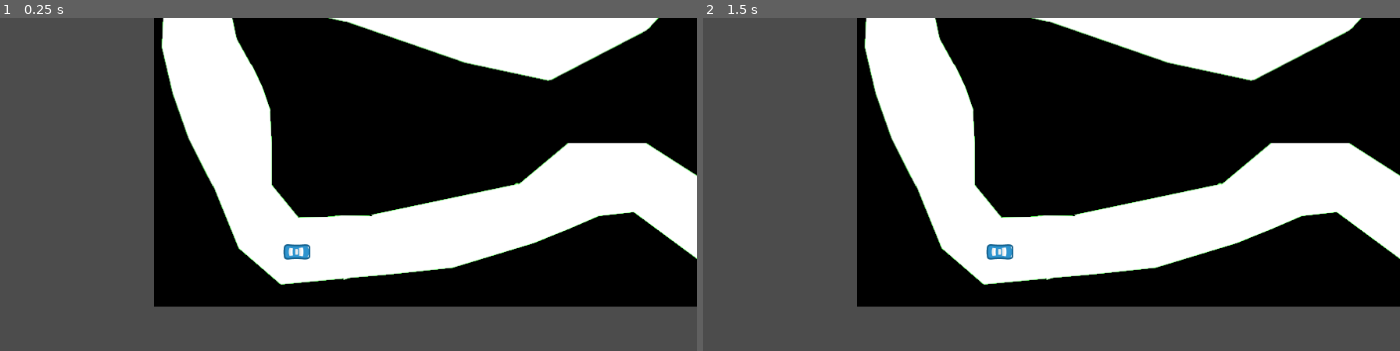
Above: before the commit, frames 1-2 (left to right).
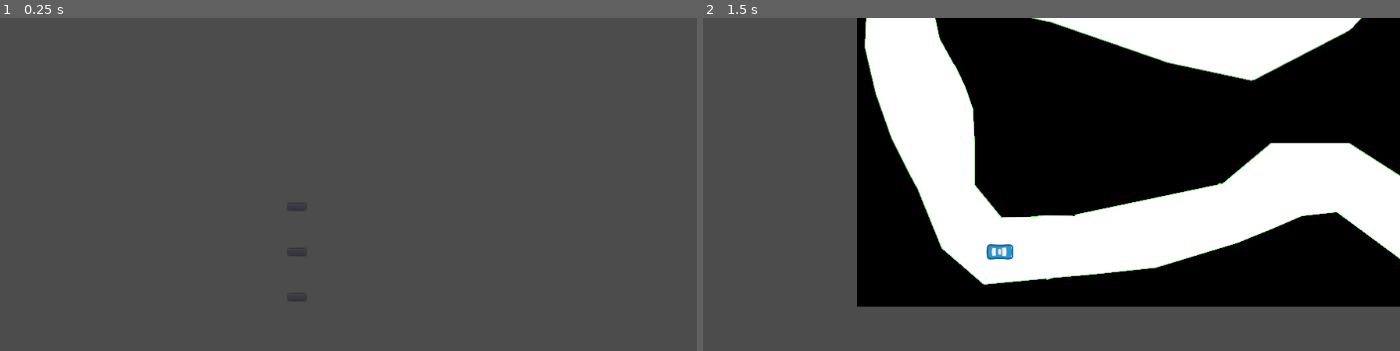
Above: after the commit, the same moments.

Repository: bolexpl/nn_race
Game: Godot game, scene res://src/MainMenu.tscn
Same seed, same stepped clock (60 frames per second), same inputs: the game is played once before the commit and once after it. Before the commit the project starts from res://src/Track1.tscn.
Inputs (mouse positions are in pixels of both pictures, inside the frame that each line leads up to):
- Up to frame 1 (0.25 s): no input
- Up to frame 2 (1.5 s): click (1002, 207) at 0.5 s, where only the run after the commit has a clickable "TRACK 1"; tap Enter at 1.25 s; hold Right (ui_right) from 1.28 s (still down)

The runs differ from the first frame. In frame 1, 68% of the frame differs, in the area x 22-100%, y 0-87%; in frame 2, nothing differs.

Commit message:
ekran ustawień

Diff:
--- a/project.godot
+++ b/project.godot
@@ -16,7 +16,7 @@
 [application]
 
 config/name="NeuralNetwork"
-run/main_scene="res://src/Track1.tscn"
+run/main_scene="res://src/MainMenu.tscn"
 config/icon="res://icon.png"
 
 [gdnative]
--- a/src/Car.gd
+++ b/src/Car.gd
@@ -41,19 +41,22 @@
 
 var train_file = null
 var result_file = null
+var train_file_name = null
+var result_file_name = null
 
 
 func _ready():
 	halfsize = wheel_base / 2
+
+	var config = ConfigFile.new()
+	var err = config.load("user://config.cfg")
+	var train_file_name = config.get_value("train", "training_data", "user://train_file.txt")
+	var result_file_name = config.get_value("train", "result_data", "user://result_file.txt")
+
 	train_file = File.new()
-	train_file.open("user://train_file.txt", File.WRITE)
-#	train_file.store_string("asd\n")
-#	train_file.close()
-
 	result_file = File.new()
-	result_file.open("user://result_file.txt", File.WRITE)
-#	result_file.store_string("asd\n")
-#	result_file.close()
+	train_file.open(train_file_name, File.WRITE)
+	result_file.open(result_file_name, File.WRITE)
 
 	rays = [$Left2, $Left, $Forward, $Right, $Right2]
 #	labels = [get_node("../ForwardLabel"),
--- a/src/MainMenu.gd
+++ b/src/MainMenu.gd
@@ -1,14 +1,16 @@
 extends MarginContainer
 
 
-# Called when the node enters the scene tree for the first time.
-func _ready():
-	pass # Replace with function body.
+var tmp
 
 
 func _on_Track1Button_pressed():
-	get_tree().change_scene("res://Track1.tscn")
+	tmp = get_tree().change_scene("res://src/Track1.tscn")
 
 
 func _on_EmptyButton_pressed():
-	get_tree().change_scene("res://EmptyMap.tscn")
+	tmp = get_tree().change_scene("res://src/EmptyMap.tscn")
+
+
+func _on_SettingsButton_pressed():
+	tmp = get_tree().change_scene("res://src/SettingsMenu.tscn")
--- a/src/MainMenu.tscn
+++ b/src/MainMenu.tscn
@@ -2,7 +2,6 @@
 
 [ext_resource path="res://assets/new_dynamicfont.tres" type="DynamicFont" id=1]
 [ext_resource path="res://src/MainMenu.gd" type="Script" id=2]
-
 
 [node name="MainMenu" type="MarginContainer"]
 margin_right = 1024.0
@@ -25,17 +24,25 @@
 alignment = 1
 
 [node name="Track1Button" type="Button" parent="HBoxContainer/VBoxContainer"]
-margin_top = 224.0
+margin_top = 173.0
 margin_right = 274.0
-margin_bottom = 275.0
+margin_bottom = 224.0
 custom_fonts/font = ExtResource( 1 )
 text = "TRACK 1"
 
 [node name="EmptyButton" type="Button" parent="HBoxContainer/VBoxContainer"]
-margin_top = 325.0
+margin_top = 274.0
 margin_right = 274.0
-margin_bottom = 376.0
+margin_bottom = 325.0
 custom_fonts/font = ExtResource( 1 )
 text = "PUSTA MAPA"
+
+[node name="SettingsButton" type="Button" parent="HBoxContainer/VBoxContainer"]
+margin_top = 375.0
+margin_right = 274.0
+margin_bottom = 426.0
+custom_fonts/font = ExtResource( 1 )
+text = "USTAWIENIA"
 [connection signal="pressed" from="HBoxContainer/VBoxContainer/Track1Button" to="." method="_on_Track1Button_pressed"]
 [connection signal="pressed" from="HBoxContainer/VBoxContainer/EmptyButton" to="." method="_on_EmptyButton_pressed"]
+[connection signal="pressed" from="HBoxContainer/VBoxContainer/SettingsButton" to="." method="_on_SettingsButton_pressed"]
--- /dev/null
+++ b/src/SettingsMenu.gd
@@ -0,0 +1,32 @@
+extends MarginContainer
+
+
+const section = "train"
+const file_to_save = "user://config.cfg"
+
+
+func _ready():
+	var config = ConfigFile.new()
+	var err = config.load(file_to_save)
+	var train = config.get_value(section, "training_data", "user://train_file.txt")
+	var result = config.get_value(section, "result_data", "user://result_file.txt")
+	config.set_value(section, "training_data", train)
+	config.set_value(section, "result_data", result)
+	config.save(file_to_save)
+	$VBoxContainer2/HBoxContainer2/TrainFile.text = train
+	$VBoxContainer2/HBoxContainer/ResultFile.text = result
+
+
+func _on_BackButton_pressed():
+	var tmp = get_tree().change_scene("res://src/MainMenu.tscn")
+
+
+func _on_SaveButton_pressed():
+	var config = ConfigFile.new()
+	var err = config.load(file_to_save)
+	if err == OK:
+		var train = $VBoxContainer2/HBoxContainer2/TrainFile.text
+		var result = $VBoxContainer2/HBoxContainer/ResultFile.text
+		config.set_value(section, "training_data", train)
+		config.set_value(section, "result_data", result)
+		config.save(file_to_save)
--- /dev/null
+++ b/src/SettingsMenu.tscn
@@ -0,0 +1,77 @@
+[gd_scene load_steps=2 format=2]
+
+[ext_resource path="res://src/SettingsMenu.gd" type="Script" id=1]
+
+[node name="SettingsMenu" type="MarginContainer"]
+margin_top = 200.0
+margin_right = 1024.0
+margin_bottom = 600.0
+script = ExtResource( 1 )
+__meta__ = {
+"_edit_use_anchors_": false
+}
+
+[node name="VBoxContainer2" type="VBoxContainer" parent="."]
+margin_right = 1024.0
+margin_bottom = 76.0
+size_flags_vertical = 0
+
+[node name="HBoxContainer2" type="HBoxContainer" parent="VBoxContainer2"]
+margin_right = 1024.0
+margin_bottom = 24.0
+alignment = 1
+
+[node name="Label" type="Label" parent="VBoxContainer2/HBoxContainer2"]
+margin_left = 322.0
+margin_top = 5.0
+margin_right = 498.0
+margin_bottom = 19.0
+text = "Plik z danymi treningowymi"
+__meta__ = {
+"_edit_use_anchors_": false
+}
+
+[node name="TrainFile" type="LineEdit" parent="VBoxContainer2/HBoxContainer2"]
+margin_left = 502.0
+margin_right = 702.0
+margin_bottom = 24.0
+rect_min_size = Vector2( 200, 0 )
+
+[node name="HBoxContainer" type="HBoxContainer" parent="VBoxContainer2"]
+margin_top = 28.0
+margin_right = 1024.0
+margin_bottom = 52.0
+alignment = 1
+
+[node name="Label2" type="Label" parent="VBoxContainer2/HBoxContainer"]
+margin_left = 326.0
+margin_top = 5.0
+margin_right = 493.0
+margin_bottom = 19.0
+text = "Plik z danymi wynikowymi"
+
+[node name="ResultFile" type="LineEdit" parent="VBoxContainer2/HBoxContainer"]
+margin_left = 497.0
+margin_right = 697.0
+margin_bottom = 24.0
+rect_min_size = Vector2( 200, 0 )
+
+[node name="HBoxContainer3" type="HBoxContainer" parent="VBoxContainer2"]
+margin_top = 56.0
+margin_right = 1024.0
+margin_bottom = 76.0
+alignment = 1
+
+[node name="BackButton" type="Button" parent="VBoxContainer2/HBoxContainer3"]
+margin_left = 454.0
+margin_right = 513.0
+margin_bottom = 20.0
+text = "Wstecz"
+
+[node name="SaveButton" type="Button" parent="VBoxContainer2/HBoxContainer3"]
+margin_left = 517.0
+margin_right = 570.0
+margin_bottom = 20.0
+text = "Zapisz"
+[connection signal="pressed" from="VBoxContainer2/HBoxContainer3/BackButton" to="." method="_on_BackButton_pressed"]
+[connection signal="pressed" from="VBoxContainer2/HBoxContainer3/SaveButton" to="." method="_on_SaveButton_pressed"]
